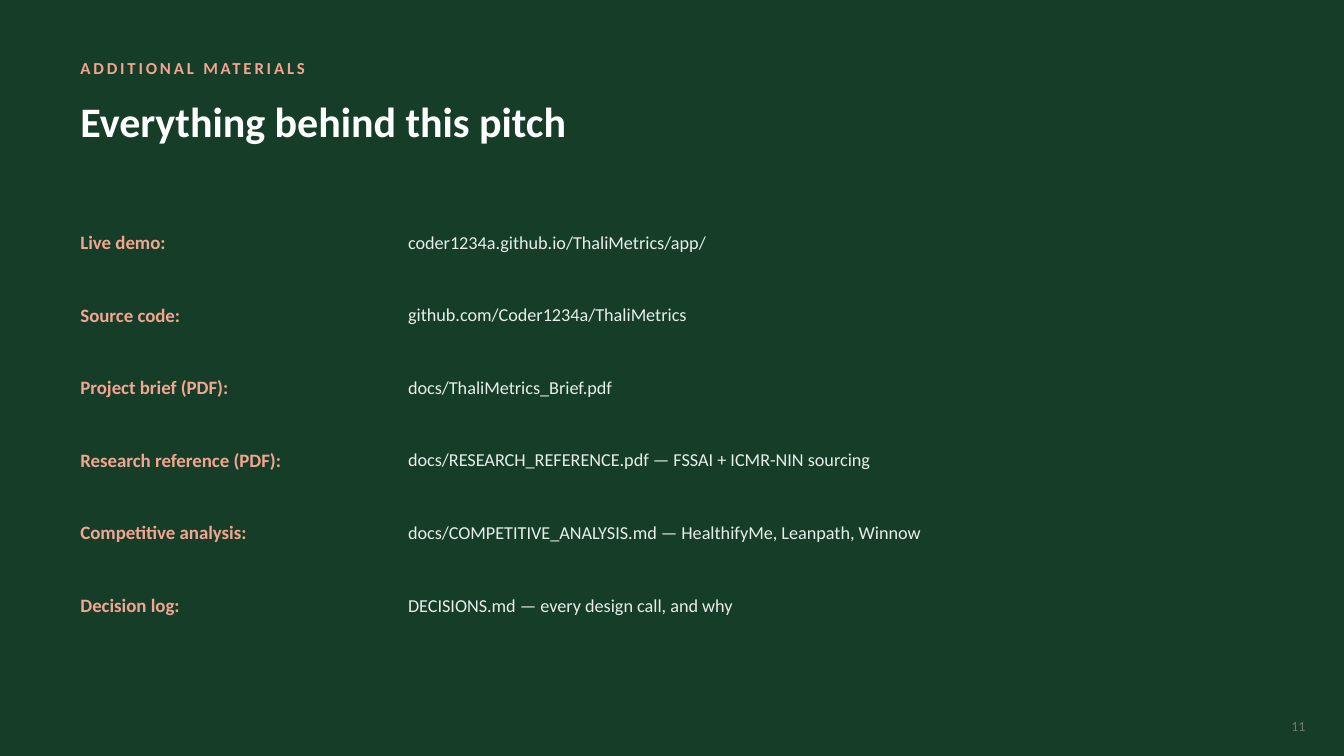
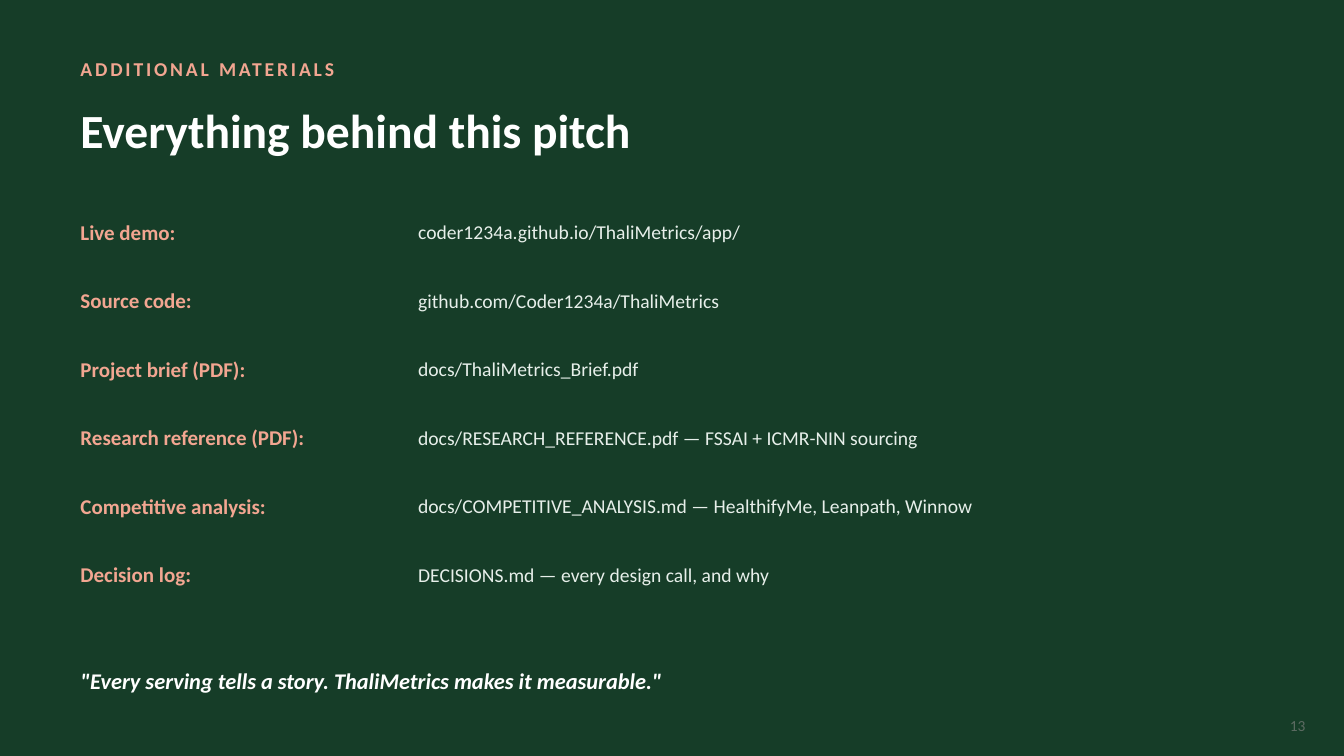
Before and after one commit to Coder1234a/ThaliMetrics, a slide deck: slide 13 of docs/ThaliMetrics_Pitch.pptx (slide 11 before the commit). Drawn at 1344x756 pixels with LibreOffice and Linux fonts; fonts in the diff are those of the drawing. Boxes give left, top, right and bottom in pixels: in the first picture for what was removed or moved away, otherwise in the second. Text is boxed around its words. In the diff, an @@ line names an element or a change of style, - is before the commit and + after.

```diff
--- a/docs/ThaliMetrics_Pitch.pptx
+++ b/docs/ThaliMetrics_Pitch.pptx
@@ text "ADDITIONAL MATERIALS" at bbox=[71, 48, 978, 89]: size 12 to 14 pt @@
@@ text "Everything behind this pitch" at bbox=[80, 114, 630, 156]: size 30 to 34 pt @@
@@ text "Live demo:": place and size @@
-text "Live demo:" at bbox=[80, 235, 165, 249]
+text "Live demo:" at bbox=[80, 225, 175, 240]
@@ text "coder1234a.github.io/ThaliMetrics/app/": place and size @@
-text "coder1234a.github.io/ThaliMetrics/app/" at bbox=[408, 236, 706, 252]
+text "coder1234a.github.io/ThaliMetrics/app/" at bbox=[418, 225, 740, 243]
@@ text "Source code:": place and size @@
-text "Source code:" at bbox=[80, 308, 181, 322]
+text "Source code:" at bbox=[80, 293, 192, 308]
@@ text "github.com/Coder1234a/ThaliMetrics": place and size @@
-text "github.com/Coder1234a/ThaliMetrics" at bbox=[408, 308, 687, 324]
+text "github.com/Coder1234a/ThaliMetrics" at bbox=[418, 294, 719, 312]
@@ text "Project brief (PDF):": place and size @@
-text "Project brief (PDF):" at bbox=[80, 380, 228, 397]
+text "Project brief (PDF):" at bbox=[80, 361, 245, 381]
@@ text "docs/ThaliMetrics_Brief.pdf": place and size @@
-text "docs/ThaliMetrics_Brief.pdf" at bbox=[408, 381, 612, 397]
+text "docs/ThaliMetrics_Brief.pdf" at bbox=[418, 362, 638, 379]
@@ text "Research reference (PDF):": place and size @@
-text "Research reference (PDF):" at bbox=[80, 453, 281, 470]
+text "Research reference (PDF):" at bbox=[80, 429, 304, 448]
@@ text "docs/RESEARCH_REFERENCE.pdf — FSSAI + ICMR-NIN ...": place and size @@
-text "docs/RESEARCH_REFERENCE.pdf — FSSAI + ICMR-NIN ..." at bbox=[408, 453, 870, 469]
+text "docs/RESEARCH_REFERENCE.pdf — FSSAI + ICMR-NIN ..." at bbox=[418, 431, 917, 449]
@@ text "Competitive analysis:": place and size @@
-text "Competitive analysis:" at bbox=[80, 525, 247, 542]
+text "Competitive analysis:" at bbox=[80, 499, 266, 518]
@@ text "docs/COMPETITIVE_ANALYSIS.md — HealthifyMe, Leanpath, Winnow": place and size @@
-text "docs/COMPETITIVE_ANALYSIS.md — HealthifyMe, Leanpath, Winnow" at bbox=[408, 526, 921, 542]
+text "docs/COMPETITIVE_ANALYSIS.md — HealthifyMe, Leanpath, Winnow" at bbox=[418, 499, 972, 516]
@@ size 13.5 to 15 pt in 6 elements at bbox=[80, 225, 175, 240], bbox=[80, 293, 192, 308], bbox=[80, 361, 245, 381], bbox=[80, 429, 304, 448], bbox=[80, 499, 266, 518], bbox=[80, 567, 191, 586] @@
@@ text "Decision log:": place and size @@
-text "Decision log:" at bbox=[80, 598, 180, 615]
+text "Decision log:" at bbox=[80, 567, 191, 586]
@@ size 13 to 14 pt in 6 elements at bbox=[418, 225, 740, 243], bbox=[418, 294, 719, 312], bbox=[418, 362, 638, 379], bbox=[418, 431, 917, 449], bbox=[418, 499, 972, 516], bbox=[418, 568, 769, 586] @@
@@ text "DECISIONS.md — every design call, ...": place and size @@
-text "DECISIONS.md — every design call, ..." at bbox=[408, 599, 732, 615]
+text "DECISIONS.md — every design call, ..." at bbox=[418, 568, 769, 586]
@@ text added at bbox=[80, 673, 662, 693], 16 pt, text #FFFFFF, bold, italic @@
+"Every serving tells a story. ThaliMetrics makes it measurable."
@@ text at bbox=[1290, 721, 1306, 731]: text changed; size 10 to 11 pt; text colour #6B7A70 to #5C6B62 @@
-11
+13
```
Also in this commit, not shown: 6 other slides changed, 6 slides added, 4 slides removed, 4 other files.
